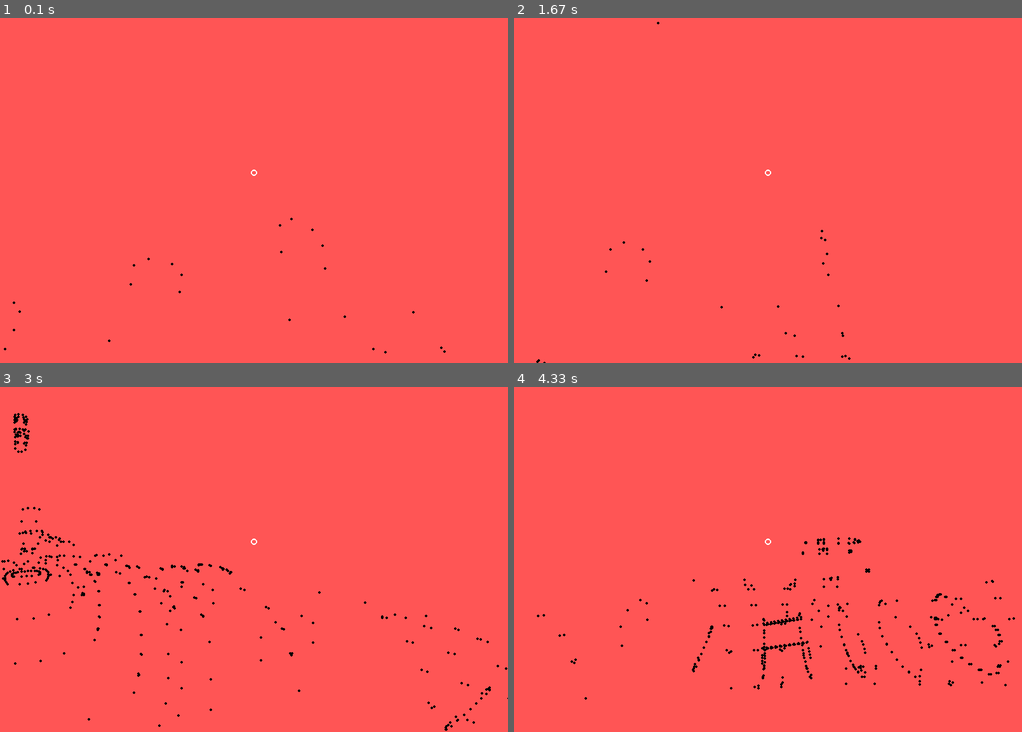
Above: before the commit, frames 1-4 (two rows, left to right).
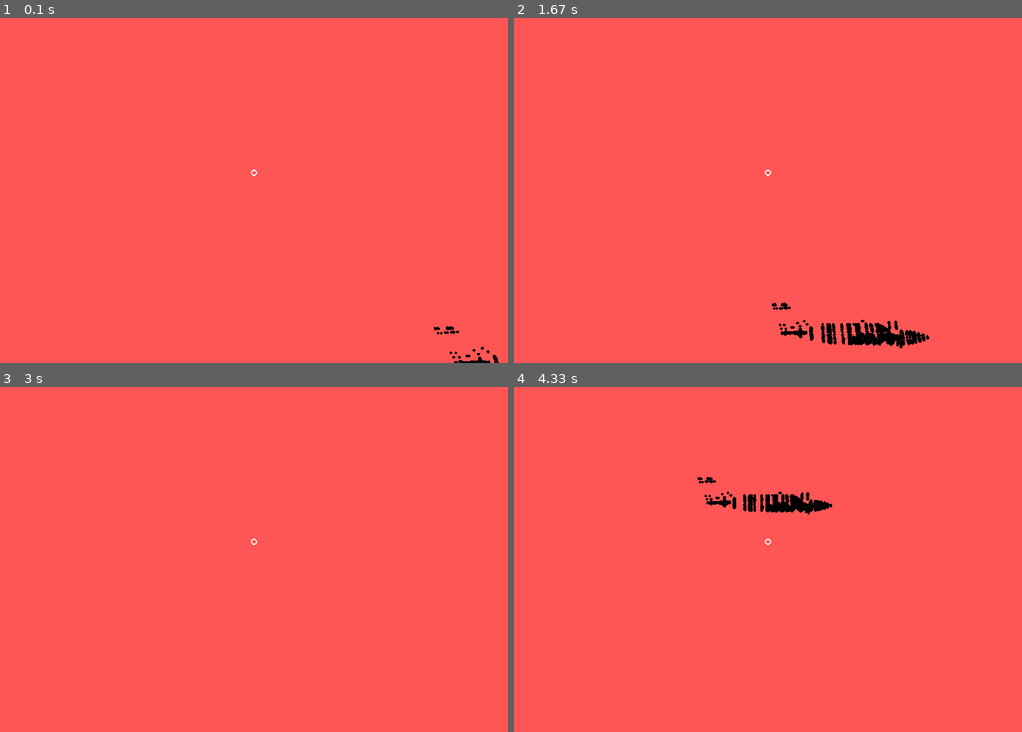
Above: after the commit, the same moments.

Repository: vitor-n/pygame-3D-graphics
Game: pygame game, started from main.py
Two runs of this game, one before a commit and one after it. Both use one fixed random seed, a clock stepped at 60 frames per second and the inputs below.
Inputs (mouse positions are in pixels of both pictures, inside the frame that each line leads up to):
- Up to frame 1 (0.1 s): no input
- Up to frame 2 (1.67 s): hold Right 0.33-0.8 s; move the mouse to (747, 190) at 0.37 s; hold Up 0.83-1.13 s; move the mouse to (930, 162) at 0.87 s; hold Right 1.17-1.63 s; move the mouse to (768, 197) at 1.2 s
- Up to frame 3 (3 s): hold Left 1.67-2.2 s; move the mouse to (132, 545) at 1.7 s; hold Down 2.23-2.53 s; move the mouse to (304, 625) at 2.27 s; hold Left 2.57-2.97 s; move the mouse to (96, 631) at 2.6 s
- Up to frame 4 (4.33 s): hold Up 3-3.37 s; move the mouse to (844, 407) at 3.03 s; hold Right 3.4-4.03 s; move the mouse to (955, 676) at 3.43 s; hold Down from 4.07 s (still down); move the mouse to (828, 573) at 4.1 s

The runs differ from the first frame. In frame 1, 0.2% of the frame differs, in the area x 0-99%, y 57-100%; in frame 2, 1.1%; in frame 3, 0.9%; in frame 4, 1.7%, in the area x 4-99%, y 26-91%.

Commit message:
Initial_position for the object can now be set!

Diff:
--- a/main.py
+++ b/main.py
@@ -11,8 +11,6 @@
 width = 800
 height = 600
 
-obj = Object_3D("cessna.obj")
-
 fov = radians(90)
 
 scaling_factor = 1/(tan(fov/2))
@@ -20,17 +18,15 @@
 pygame.init()
 screen = pygame.display.set_mode((width,height))
 clock = pygame.time.Clock()
-
-t = 0
-
-fov = 100
-
-zfar = 1000
-znear = 0.01
-
 pygame.mouse.set_visible(0)
 
 camera = Camera()
+obj = Object_3D("cessna.obj", (0, 0, 100))
+
+t = 0
+fov = 100
+zfar = 1000
+znear = 0.01
 
 while True:
 
@@ -57,11 +53,7 @@
 
     screen.fill("#ff5555")
 
-    cube_p = obj.vertices @ final_matrix.transpose()
-
-    for vertex in cube_p:
-        if vertex[0,3] < 0:
-            pygame.draw.circle(screen, "black", (vertex[0,0] / vertex[0,3] + width//2, vertex[0,1]/vertex[0,3] + height//2), 2)
+    obj.draw(screen, width, height, final_matrix)
 
     pygame.draw.circle(screen, "white", (width//2, height//2), 5, 2)
 
--- a/object_3d.py
+++ b/object_3d.py
@@ -1,6 +1,8 @@
-
+import pygame
+import numpy as np
+from typing import Tuple
 class Object_3D:
-    def __init__(self, file_path: str):
+    def __init__(self, file_path: str, initial_pos: Tuple[int] = (0, 0, 0)):
         file = open(file_path)
         self.vertices = []
         self.faces = []
@@ -10,7 +12,18 @@
                     _, x,y,z = line.split()
                 except:
                     pass
-                self.vertices.append([float(x),float(y),float(z),1])
+                x = float(x) + initial_pos[0]
+                y = float(y) + initial_pos[1]
+                z = float(z) + initial_pos[2]
+
+                self.vertices.append([x,y,z,1])
+
             if line.startswith("f"):
                 _, *indices = line.split()
                 self.faces.append(indices)
+
+    def draw(self, screen: pygame.Surface, width: int, height: int, view_matrix: np.ndarray):
+        relative_vertices = self.vertices @ view_matrix.transpose()
+        for vertex in relative_vertices:
+            if vertex[0,3] < 0:
+                pygame.draw.circle(screen, "black", (vertex[0,0] / vertex[0,3] + width//2, vertex[0,1]/vertex[0,3] + height//2), 2)
